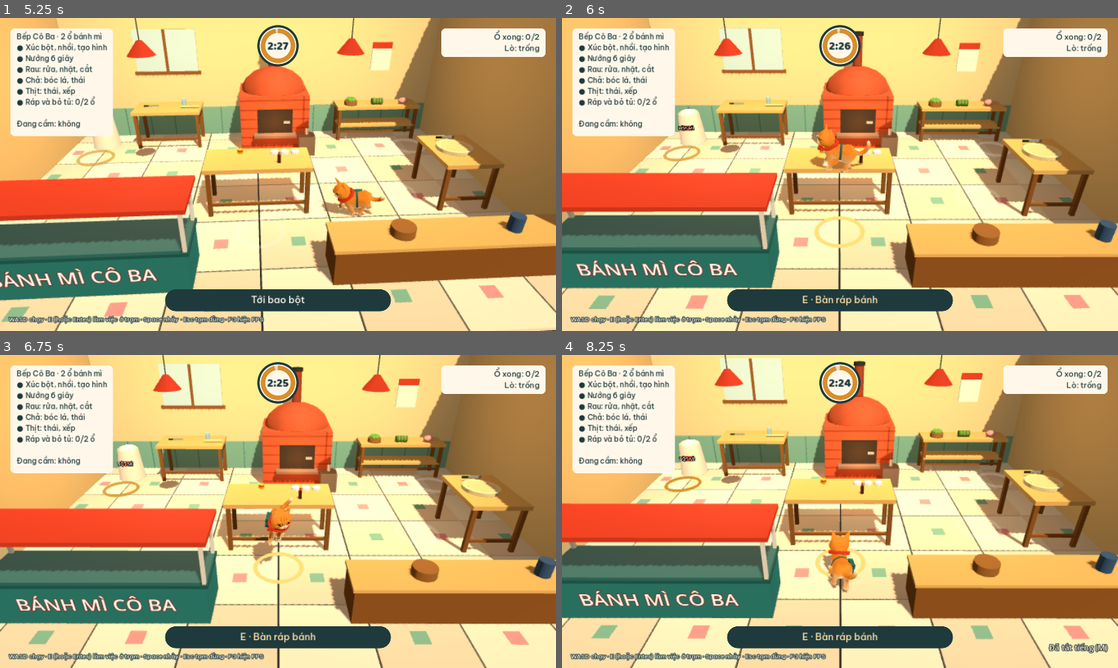
Above: before the commit, frames 1-4 (two rows, left to right).
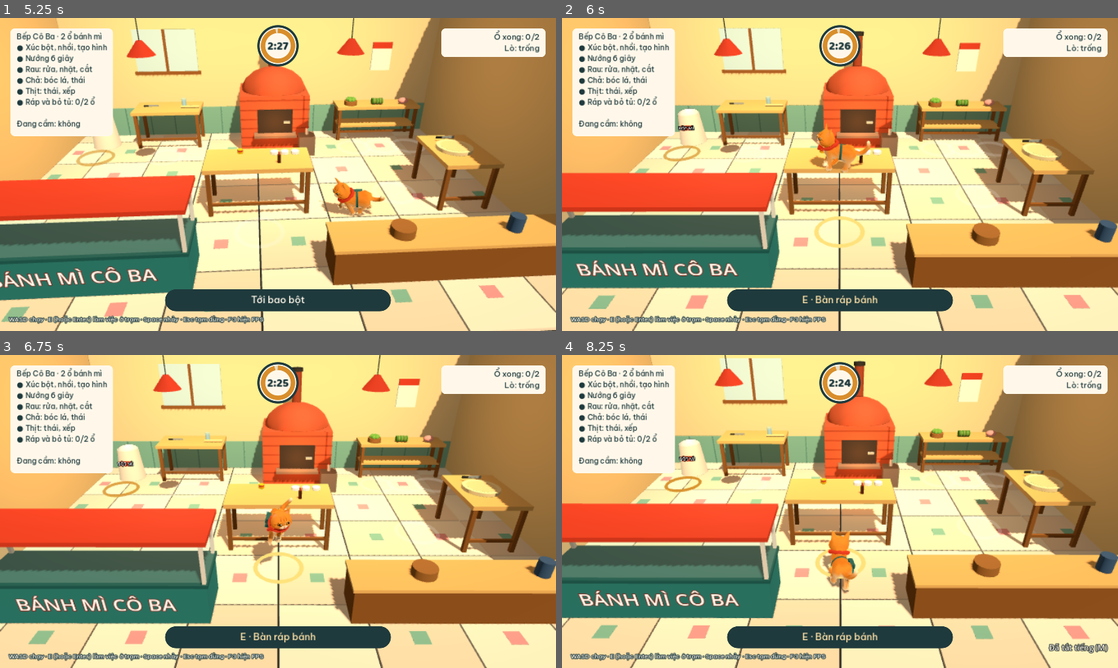
Above: after the commit, the same moments.

Repository: sangdaden/meo-giao-banh-mi
Game: Godot game, scene res://scenes/menu.tscn
Same seed, same stepped clock (60 frames per second), same inputs: the game is played once before the commit and once after it.
Inputs (mouse positions are in pixels of both pictures, inside the frame that each line leads up to):
- Up to frame 1 (5.25 s): click "Bắt đầu ca" at 0.5 s; click "Vào bếp (Enter)" at 1.25 s; tap Enter (ui_accept) at 2 s; move the mouse to (400, 158) at 2.02 s; hold D (move_right) 2.03-2.75 s; hold E (interact) 2.03-2.75 s; click (400, 158) at 2.17 s; tap Space (jump) at 2.27 s; drag from (166, 190) to (250, 237) at 2.77 s; move the mouse to (333, 105) at 3.52 s; hold D (move_right) 3.53-4.25 s; tap V at 3.6 s; drag from (250, 237) to (111, 127) at 4.27 s; move the mouse to (444, 221) at 5.02 s; hold A (move_left) from 5.03 s (still down); tap Ctrl at 5.1 s
- Up to frame 2 (6 s): tap Space (jump) at 5.27 s; release A (move_left) at 5.75 s; drag from (673, 127) to (756, 96) at 5.77 s
- Up to frame 3 (6.75 s): move the mouse to (305, 511) at 6.52 s; hold S (move_back) from 6.53 s (still down); tap Alt at 6.6 s; click (305, 511) at 6.67 s
- Up to frame 4 (8.25 s): release S (move_back) at 7.25 s; drag from (756, 433) to (728, 527) at 7.27 s; move the mouse to (962, 495) at 8.02 s; hold W (move_forward) from 8.03 s (still down); tap M at 8.1 s

Frame 1 is identical in both runs. In frame 2, less than 0.1% of the frame differs, in the area x 8-100%, y 1-100%; in frame 3, 0.1%; in frame 4, 0.2%, in the area x 0-100%, y 0-100%.

Commit message:
Bơ không còn tự khụm người khi đi sát bàn hay tường
Dò gầm thấp bằng trụ chui (bán kính 0,22) hẹp hơn dáng đứng (0,25) nên đi sát cạnh bàn
trong bếp cũng bị tưởng là gầm. Giờ dò bằng khối rộng như dáng đứng, thấp như dáng chui.
Phím chui/rón rén chưa khai báo (màn bếp) thì coi như không bấm, hết lỗi mỗi khung hình.

Co-Authored-By: Claude Opus 5.5 (1M context) <noreply@anthropic.com>
Claude-Session: https://claude.ai/code/session_018q3UrftCbgkqP1vwDkuyh7

Diff:
--- a/scripts/player.gd
+++ b/scripts/player.gd
@@ -55,6 +55,7 @@
 var crouch_amount := 0.0          ## 0 đứng, 1 chui hẳn (hình và camera hạ xuống theo)
 var _stand_shape: CollisionShape3D
 var _crouch_shape: CollisionShape3D
+var _low_probe: CollisionShape3D  ## khối dò gầm: rộng bằng dáng đứng, thấp bằng dáng chui
 var _forced_crouch := false       ## đang ở dưới gầm thấp: thả phím chui vẫn phải chui
 var _oil := 0                     ## số vũng dầu đang đứng lên (các vùng có thể chồng nhau)
 var _sliding := false
@@ -171,6 +172,14 @@
 	_crouch_shape.position.y = crouch_height * 0.5
 	_crouch_shape.disabled = true
 	add_child(_crouch_shape)
+	# Dò gầm thấp bằng khối rộng như dáng đứng: nếu dùng trụ chui (hẹp hơn) thì đi sát cạnh bàn,
+	# tường cũng bị tưởng là gầm và Bơ tự khụm xuống.
+	_low_probe = CollisionShape3D.new()
+	var probe := CylinderShape3D.new()
+	probe.radius = cap.radius
+	probe.height = crouch_height
+	_low_probe.shape = probe
+	_low_probe.position.y = crouch_height * 0.5
 	_build_visual()
 	# Phần hình tách khỏi thân vật lý: thân di chuyển 60 lần/giây theo nhịp vật lý,
 	# còn hình được nội suy mỗi khung hình nên vẫn mượt trên màn 75, 120, 144 Hz.
@@ -426,7 +435,7 @@
 ## Chọn dáng đi: chui (giữ Ctrl/C, hoặc tự chui khi chạy vào gầm thấp và ở yên dưới đó),
 ## rón rén (giữ Alt), chạy nhanh (Shift), còn lại là đi.
 func _update_stance(dir: Vector3, on_floor: bool) -> void:
-	var want_crouch := can_move and Input.is_action_pressed("crouch")
+	var want_crouch := can_move and _pressed("crouch")
 	if not want_crouch and stance == "crouch" and _blocked_above():
 		want_crouch = true  # còn ở dưới gầm thì không đứng dậy được
 	if not want_crouch and on_floor and dir.length() > 0.1 and _low_gap_ahead(dir):
@@ -434,7 +443,7 @@
 	var s := "walk"
 	if want_crouch:
 		s = "crouch"
-	elif can_move and Input.is_action_pressed("sneak"):
+	elif can_move and _pressed("sneak"):
 		s = "sneak"
 	elif Input.is_action_pressed("sprint") and dir.length() > 0.1:
 		s = "sprint"
@@ -455,7 +464,12 @@
 ## Phía trước là gầm thấp: đứng thì đụng, chui thì lọt.
 func _low_gap_ahead(dir: Vector3) -> bool:
 	var xf := global_transform.translated(dir.normalized() * 0.3)
-	return _shape_hits(_stand_shape, xf) and not _shape_hits(_crouch_shape, xf)
+	return _shape_hits(_stand_shape, xf) and not _shape_hits(_low_probe, xf)
+
+
+## Phím chưa khai báo (vd màn bếp không có chui/rón rén) thì coi như không bấm, khỏi báo lỗi mỗi khung hình.
+func _pressed(action: String) -> bool:
+	return InputMap.has_action(action) and Input.is_action_pressed(action)
 
 
 func _shape_hits(cs: CollisionShape3D, xf: Transform3D) -> bool:
